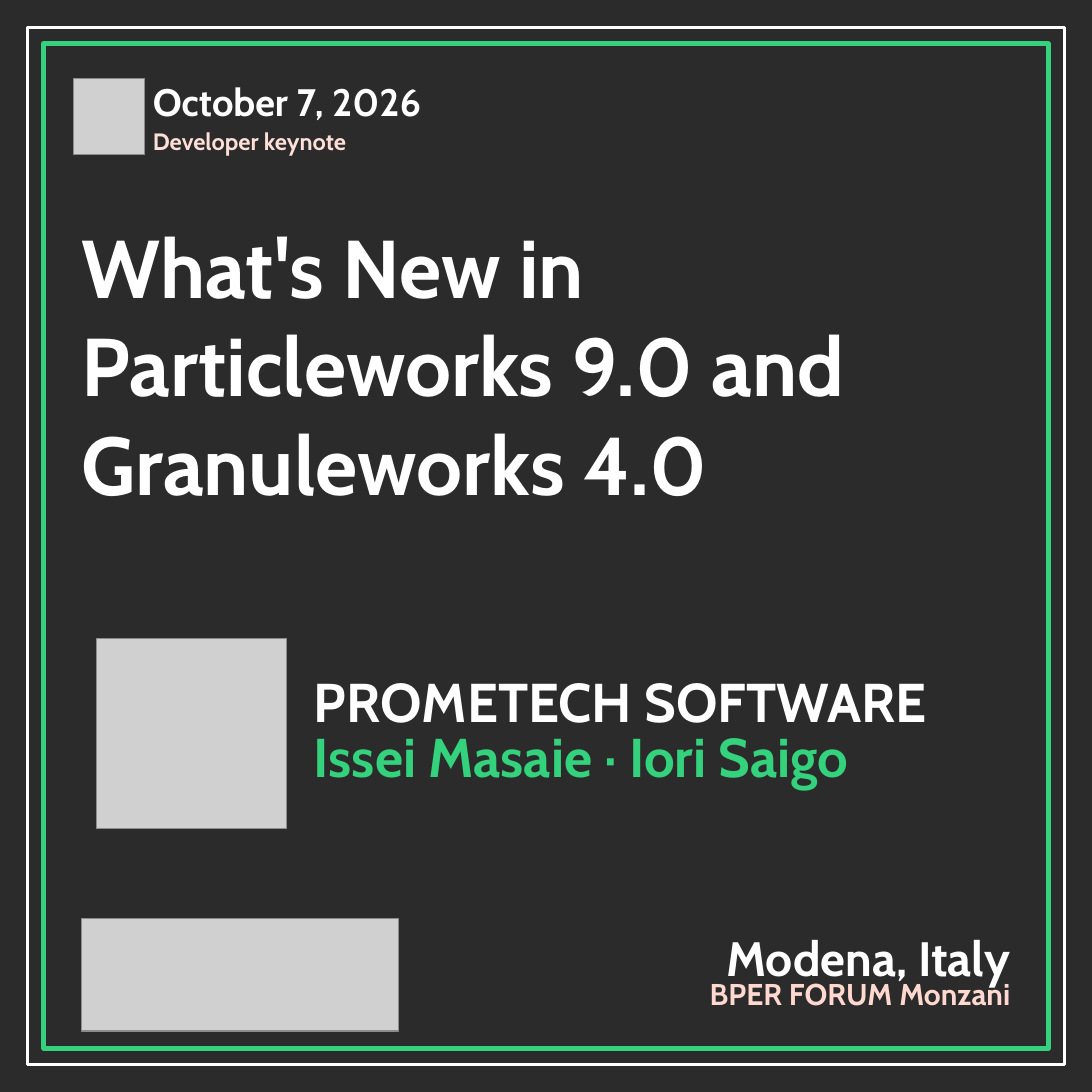
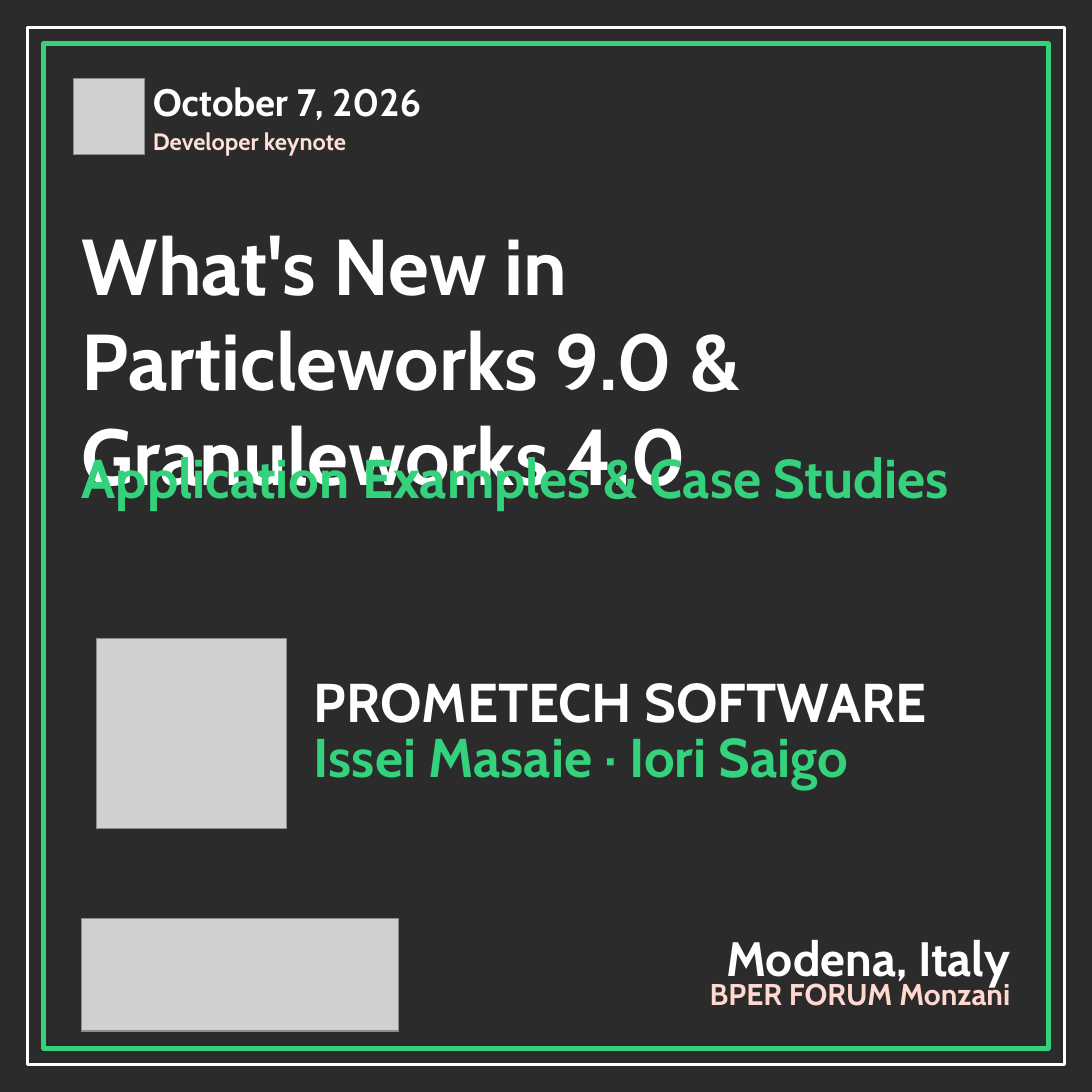
Before and after one commit to micmer-git/pw-website, a slide deck: slide 1 of experience/cards/particleworks-experience-2026-cards.pptx. Drawn at 1092x1092 pixels with LibreOffice and Linux fonts; fonts in the diff are those of the drawing; grey boxes stand for pictures; background and template pictures are left out; a plain dark background stands for a picture behind light text. Boxes give left, top, right and bottom in pixels: in the first picture for what was removed or moved away, otherwise in the second. Text is boxed around its words. In the diff, an @@ line names an element or a change of style, - is before the commit and + after.

```diff
--- a/experience/cards/particleworks-experience-2026-cards.pptx
+++ b/experience/cards/particleworks-experience-2026-cards.pptx
@@ text at (82, 235, 687, 502): text changed; size 54 to 52.2 pt @@
-What's New in Particleworks 9.0 and Granuleworks 4.0
+What's New in Particleworks 9.0 & Granuleworks 4.0
@@ text added at (82, 452, 949, 510), 36 pt, text #34D27C, bold @@
+Application Examples & Case Studies
```
Also in this commit, not shown: 5 other files.
